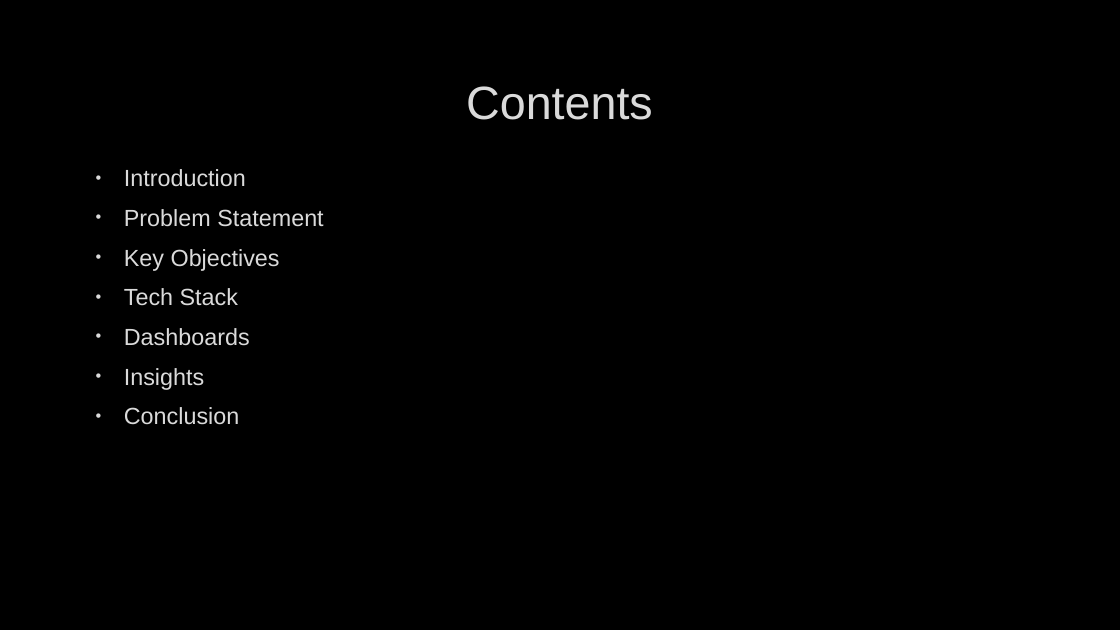
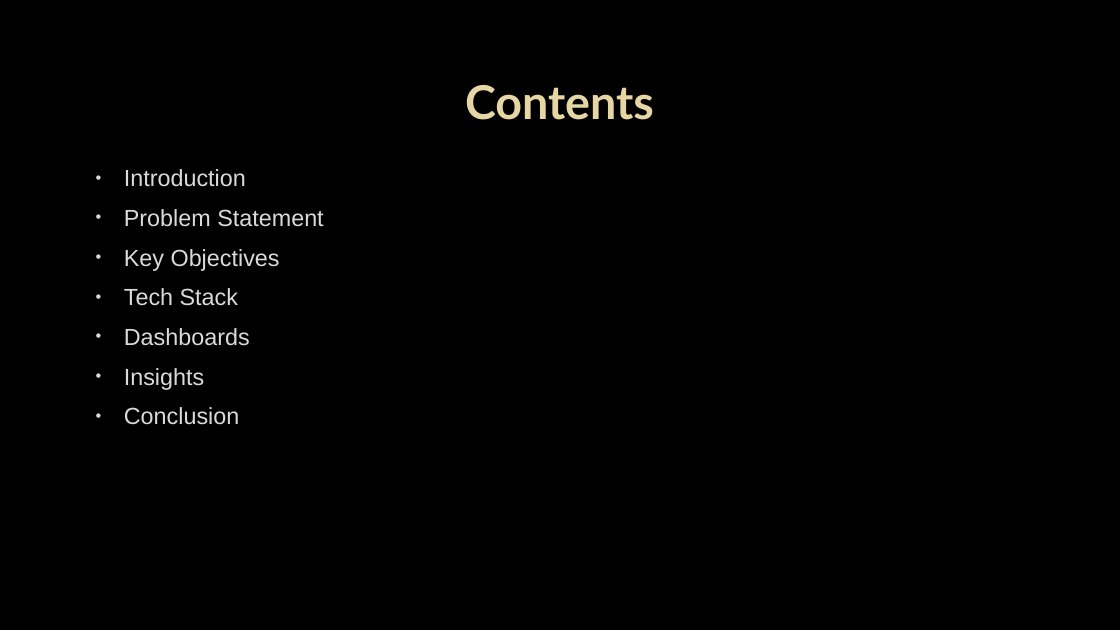
Before and after one commit to saikrishnatandasi/amazon-innobyte, a slide deck: slide 2 of Amazon Sales Analysis.pptx. Drawn at 1120x630 pixels with LibreOffice and Linux fonts; fonts in the diff are those of the drawing; background and template pictures are left out. Boxes give left, top, right and bottom in pixels: in the first picture for what was removed or moved away, otherwise in the second. Text is boxed around its words. In the diff, an @@ line names an element or a change of style, - is before the commit and + after.

```diff
--- a/Amazon Sales Analysis.pptx
+++ b/Amazon Sales Analysis.pptx
@@ title "Contents" at (465,85,654,120): font Arial to Lato, text colour #DADADA to #E5D6A4, bold on @@
```
Also in this commit, not shown: 16 other slides changed, 5 slides added, 1 slide removed, 3 other files.
